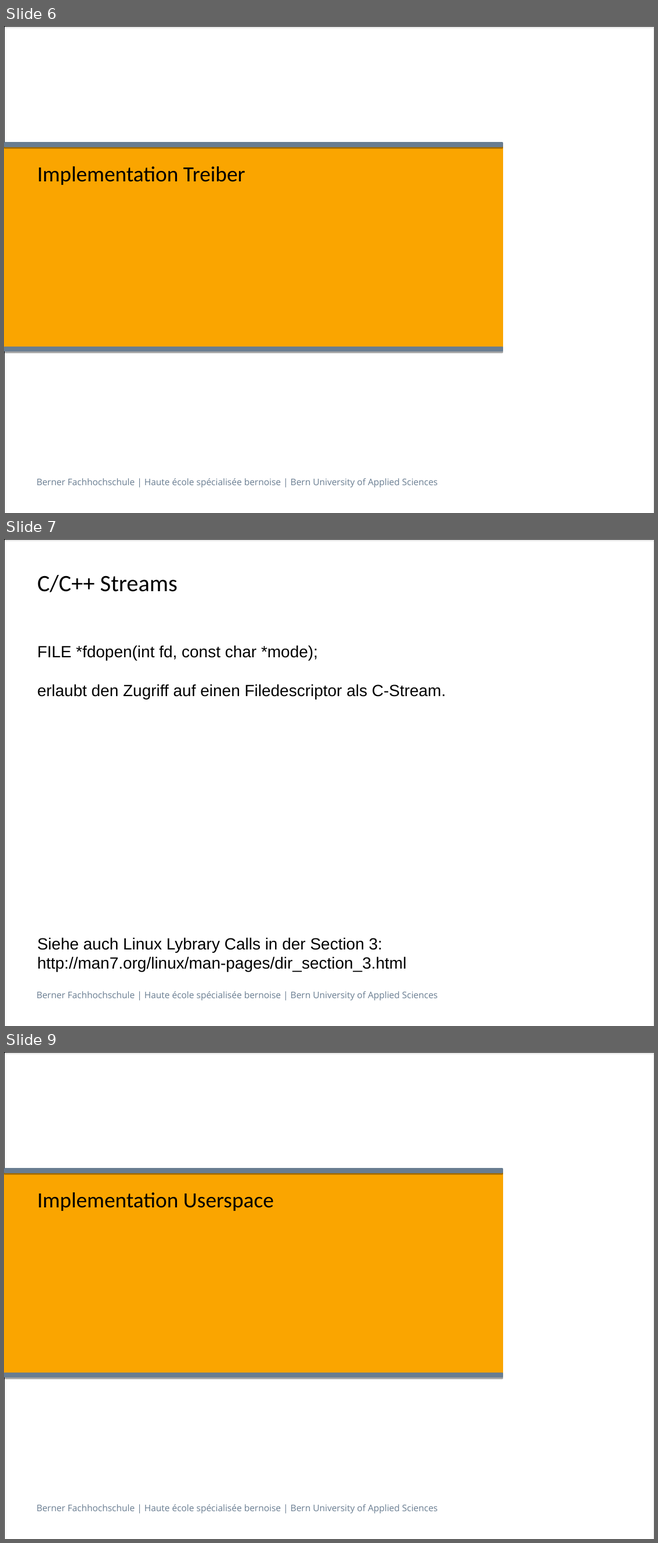
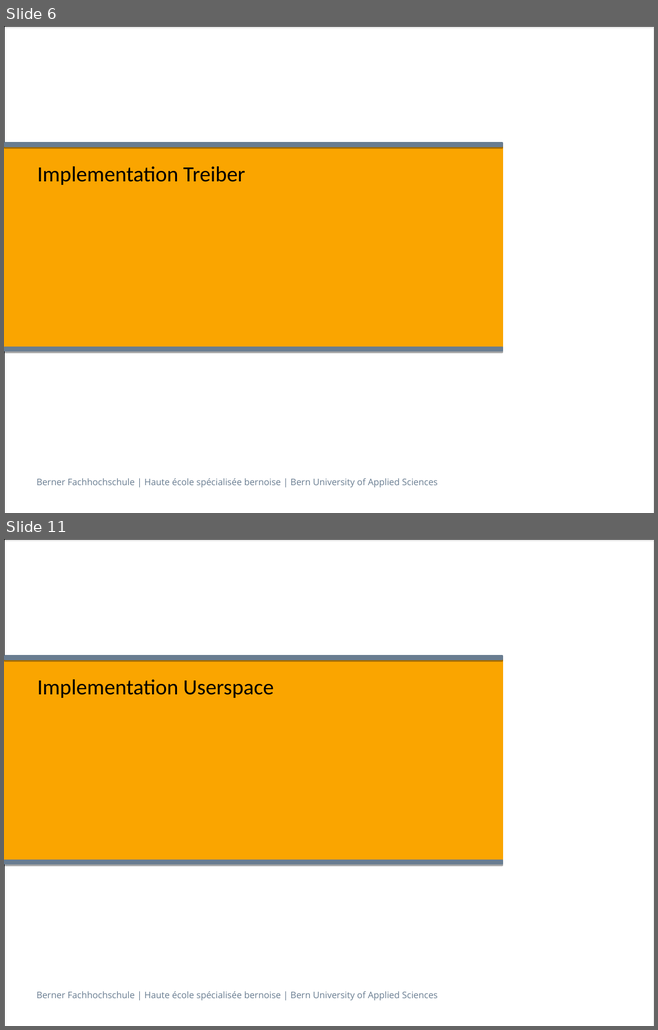
Before and after one commit to Overunity77/KlimaLogg, a slide deck: praesentation/Integrationsprojekt_danir1_suhnu1_chrib1.odp. Shown one above the other, each under a label of ours: slides 6, 7 and 9 before the commit, slides 6 and 11 after it; the slides between them are not shown. The pictures are 658x1543 and 658x1030 pixels, drawn with LibreOffice and Linux fonts; fonts in the diff are those of the drawing. Boxes give left, top, right and bottom in pixels: in the first picture for what was removed or moved away, otherwise in the second. Text is boxed around its words. In the diff, an @@ line names an element or a change of style, - is before the commit and + after.

```diff
--- a/praesentation/Integrationsprojekt_danir1_suhnu1_chrib1.odp
+++ b/praesentation/Integrationsprojekt_danir1_suhnu1_chrib1.odp
@@ slide 7 removed at bbox=[4, 539, 654, 1026], background #FFFFFF; not listed: 2 template elements that a slide beside it also shows @@
@@ title removed at bbox=[37, 575, 177, 592] @@
-C/C++ Streams
@@ subtitle removed at bbox=[37, 645, 445, 972] @@
-FILE *fdopen(int fd, const char *mode);
-erlaubt den Zugriff auf einen Filedescriptor als C-Stream.
-Siehe auch Linux Lybrary Calls in der Section 3:
-http://man7.org/linux/man-pages/dir_section_3.html
@@ what was slide 9 is now slide 11 @@
```
Also in this commit, not shown: 8 slides added, 2 other slides removed, 2 other files.
